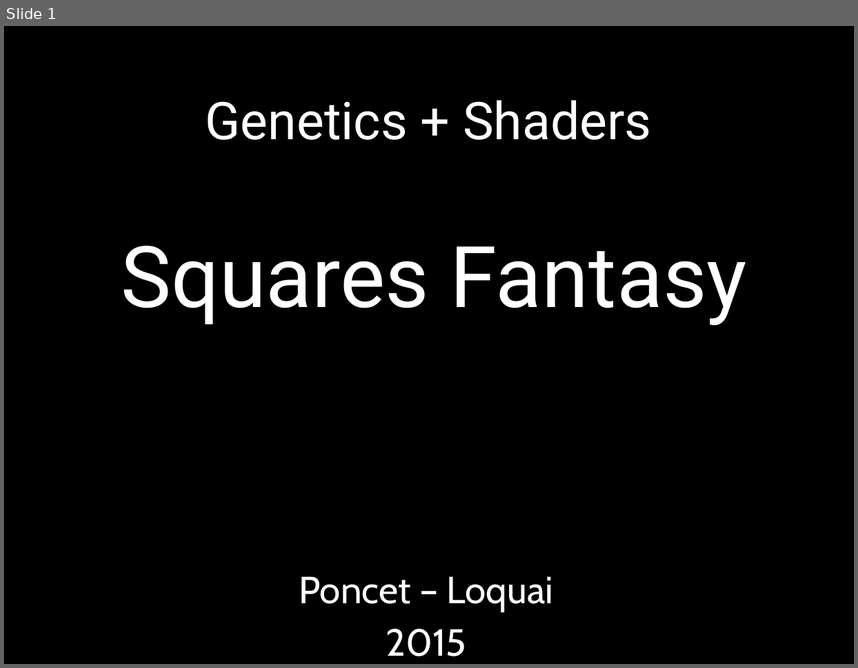
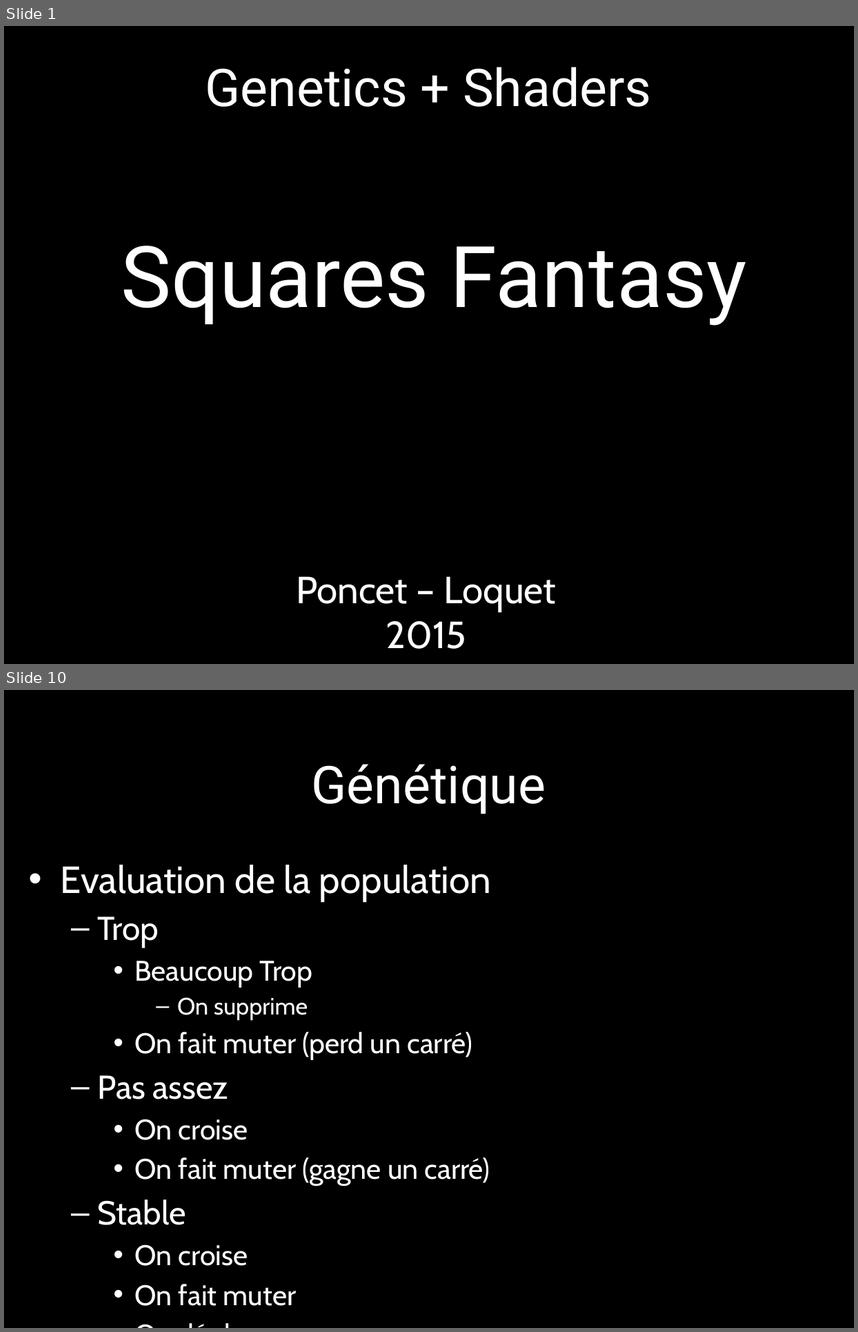
Before and after one commit to tecnop/OpenSticky, a slide deck: DOC/PPT/squared.pptx. Shown one above the other, each under a label of ours: slide 1 before the commit, slides 1 and 10 after it; the slides between them are not shown. The pictures are 858x668 and 858x1332 pixels, drawn with LibreOffice and Linux fonts; fonts in the diff are those of the drawing; background and template pictures are left out. Boxes give left, top, right and bottom in pixels: in the first picture for what was removed or moved away, otherwise in the second. Text is boxed around its words. In the diff, an @@ line names an element or a change of style, - is before the commit and + after.

```diff
--- a/DOC/PPT/squared.pptx
+++ b/DOC/PPT/squared.pptx
@@ slide 10 added at (x1=4, y1=690, x2=854, y2=1328), background #000000 @@
@@ text added at (x1=312, y1=764, x2=546, y2=814), 44 pt, text #FFFFFF @@
+Génétique
@@ text added at (x1=61, y1=865, x2=491, y2=1305), 24 pt, text #FFFFFF @@
+• Evaluation de la population
+  – Trop
+    • Beaucoup Trop
+      – On supprime
+    • On fait muter (perd un carré)
+  – Pas assez
+    • On croise
+    • On fait muter (gagne un carré)
+  – Stable
+    • On croise
+    • On fait muter
+    • On déplace
@@ slide 1 changed as well @@
@@ title "Genetics + Shaders" at (x1=205, y1=67, x2=652, y2=107): vertical alignment middle to top @@
@@ subtitle at (x1=296, y1=576, x2=557, y2=611): text changed @@
-Poncet – Loquai
+Poncet – Loquet
```
Also in this commit, not shown: 8 other slides added, 8 slides removed, 4 other files.
